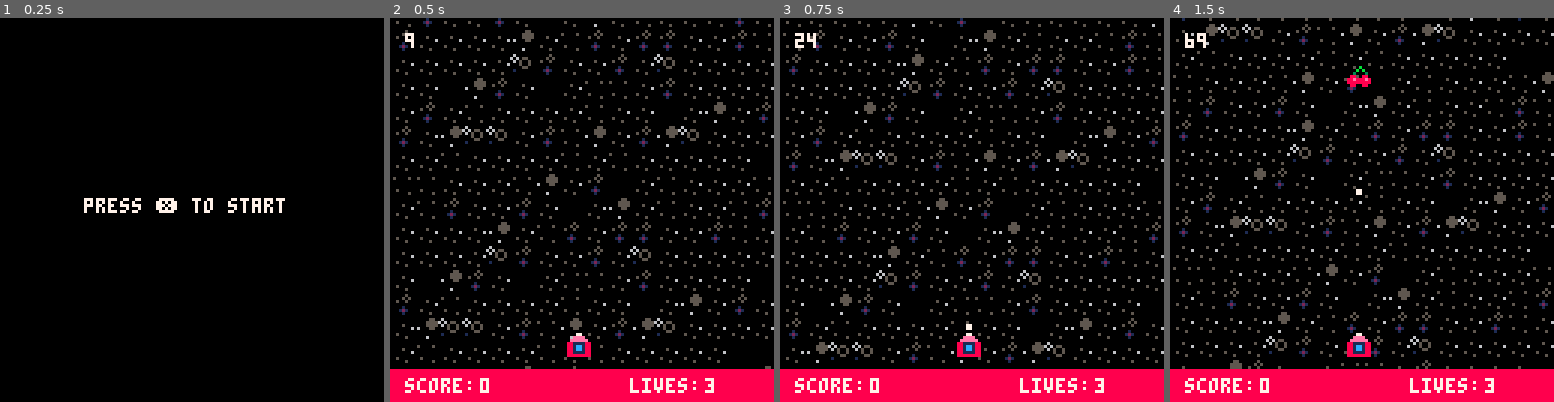
Above: before the commit, frames 1-4 (left to right).
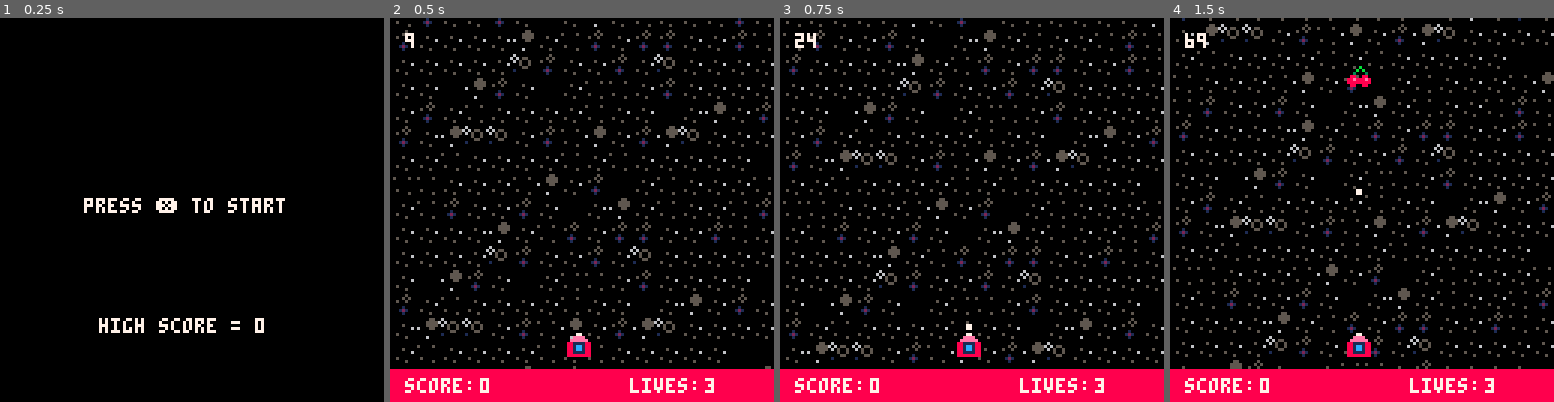
Above: after the commit, the same moments.

Repository: kris-pearman/Space-Fluff
Game: PICO-8 cartridge game.p8
Same seed, same stepped clock (60 frames per second), same inputs: the game is played once before the commit and once after it.
Inputs:
- Up to frame 1 (0.25 s): no input
- Up to frame 2 (0.5 s): tap X (X key) at 0.33 s
- Up to frame 3 (0.75 s): tap O (Z key) at 0.7 s
- Up to frame 4 (1.5 s): tap X (X key) at 1.07 s

The runs differ from the first frame. In frame 1, 0.6% of the frame differs, in the area x 25-69%, y 78-83%; in frame 2, nothing differs; in frame 3, nothing differs; in frame 4, nothing differs.

Commit message:
Added a Hi Score system, made a seperate function to reset all variables upon starting a new game as opposed to resetting the entire game each time.

Diff:
--- a/game.p8
+++ b/game.p8
@@ -19,6 +19,7 @@
     background_tile_2_offset = 0
     enemy_bullets = {}
     event_timeline = {}
+    hi_score=0
     create_events("enemy1", 2, 100, 75 ,10,-20)
     create_events("enemy1", 1, 300, 75,80,-20)
     create_events("enemy1", 1, 350, 75 ,30,-20)
@@ -43,8 +44,10 @@
         check_event_timeline()
         cur_frame += 1
         if player.lives < 1 then
+            if (player.score > hi_score) then
+                hi_score = player.score
+            end
             game_state = "title"
-            _init()
         end
     end
 end
@@ -53,6 +56,7 @@
     cls(black)
     if game_state == "title" then
         print("press ❎ to start",28,60,white)
+        print("high score = " .. hi_score,33,100,white)
     else
         draw_background()
         draw_enemy_projectiles()
@@ -109,7 +113,32 @@
     if btnp(fire2) then
         game_state = "gameplay"
         music(-1)
+        init_game_vars()
    end
+end
+
+function init_game_vars() --this can be cleaned up massively but for now should reset all variables to their default without initialising the entire game
+    player={}
+    player.alive=false
+    player.x=59
+    player.y=105
+    player.width = 7
+    player.height = 7
+    player.score=0
+    player.lives=3
+    cur_frame=0
+    for enemy in all(enemies) do
+        del(enemies,enemy)
+    end
+    for bullet in all(bullets) do
+        del(bullets, bullet)
+    end
+    for enemy_bullet in all(enemy_bullets) do
+        del(enemy_bullets, enemy_bullet)
+    end
+    for powerup in all(powerups) do
+        del(powerups, powerup)
+    end
 end
 
 function create_player_vars()
